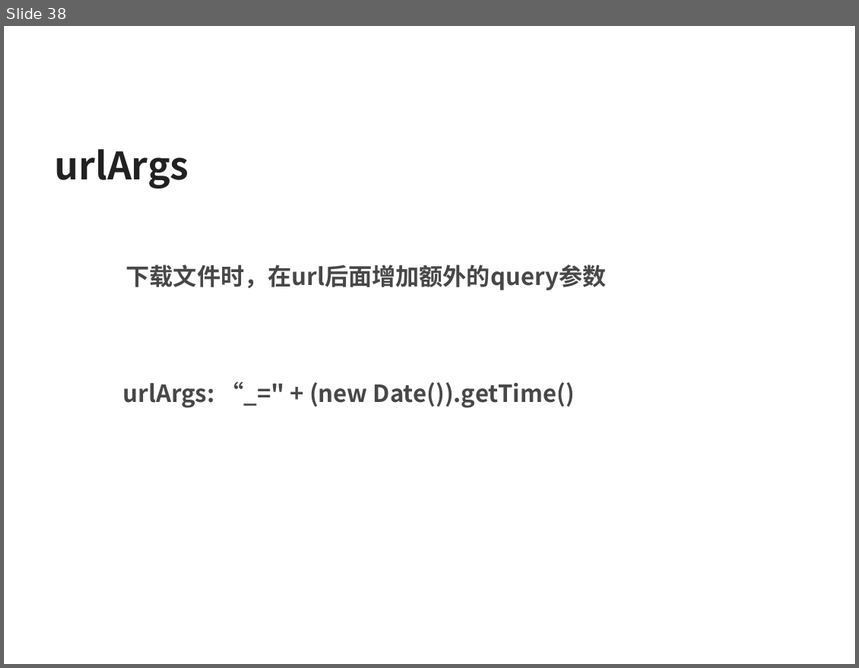
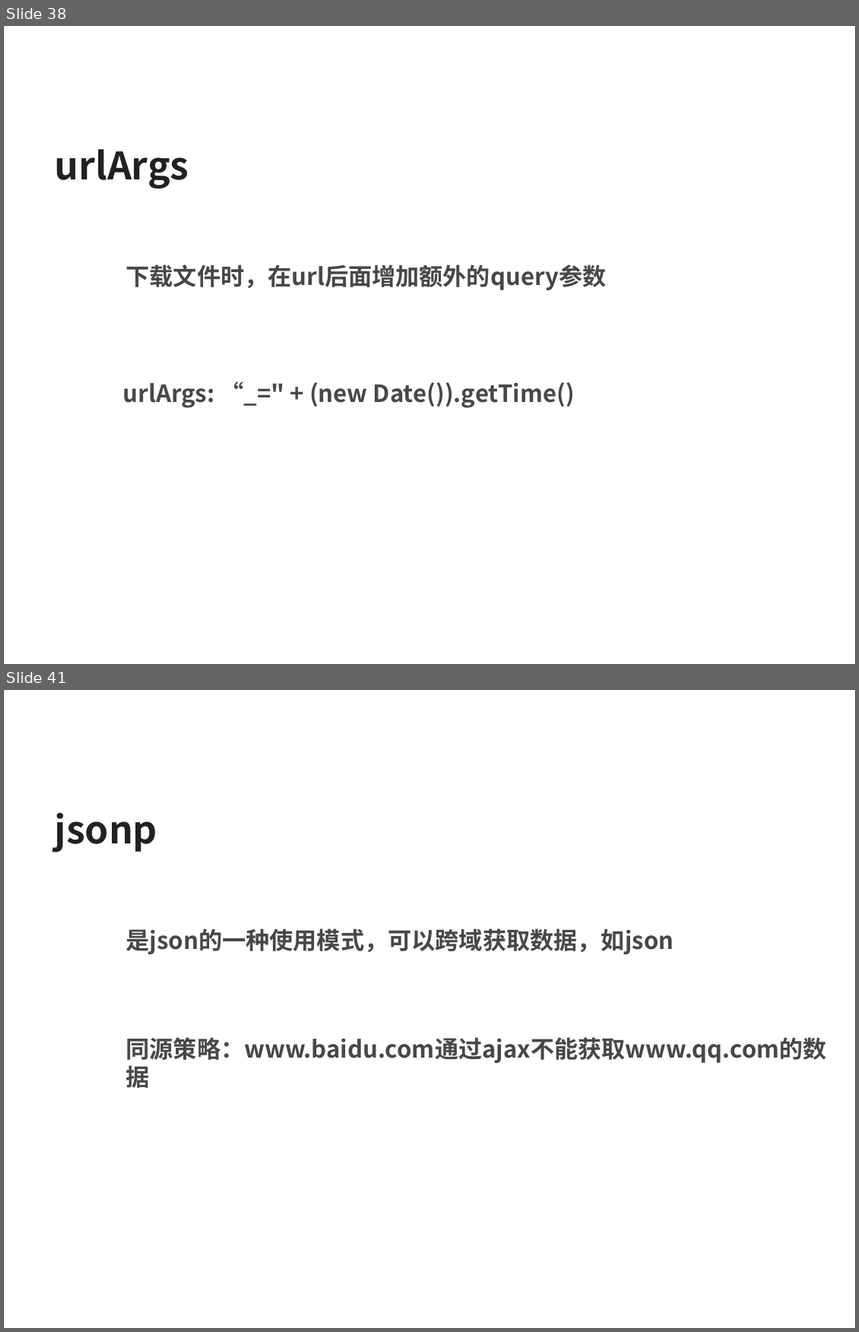
Before and after one commit to silvajs/lecturer, a slide deck: requirejs/doc/requirejs.pptx. Shown one above the other, each under a label of ours: slide 38 before the commit, slides 38 and 41 after it; the slides between them are not shown. The pictures are 859x668 and 859x1332 pixels, drawn with LibreOffice and Linux fonts; fonts in the diff are those of the drawing. Boxes give left, top, right and bottom in pixels: in the first picture for what was removed or moved away, otherwise in the second. Text is boxed around its words. In the diff, an @@ line names an element or a change of style, - is before the commit and + after.

Commit message:
jsonp

```diff
--- a/requirejs/doc/requirejs.pptx
+++ b/requirejs/doc/requirejs.pptx
@@ slide 41 added at (x1=4, y1=690, x2=855, y2=1328), background #FFFFFF @@
@@ text added at (x1=55, y1=812, x2=158, y2=853), 32 pt, text #212121, bold @@
+jsonp
@@ text added at (x1=126, y1=929, x2=674, y2=954), 20 pt, text #474747, bold @@
+  是json的一种使用模式，可以跨域获取数据，如json
@@ text added at (x1=126, y1=1037, x2=828, y2=1063), 20 pt, text #474747, bold @@
+  同源策略：www.baidu.com通过ajax不能获取www.qq.com的数据
```
Also in this commit, not shown: 1 slide changed, 3 other slides added, 2 other files.
